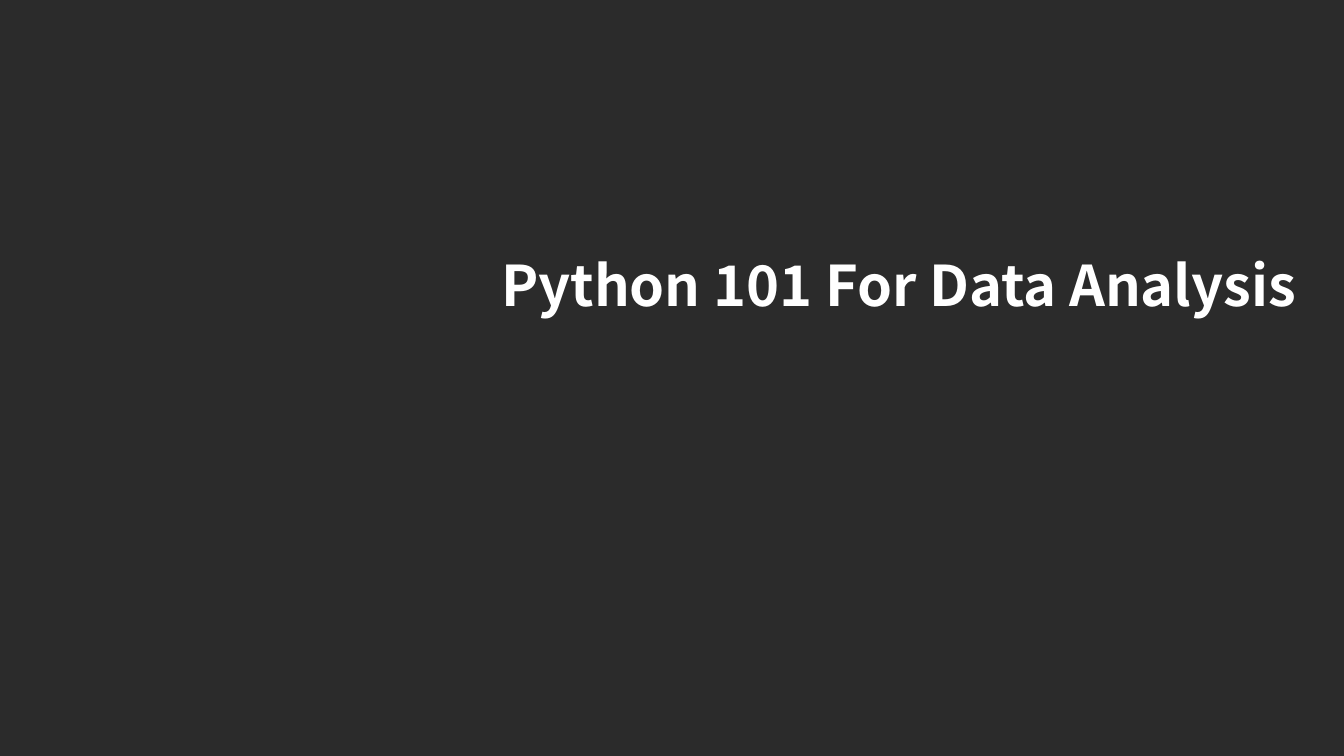
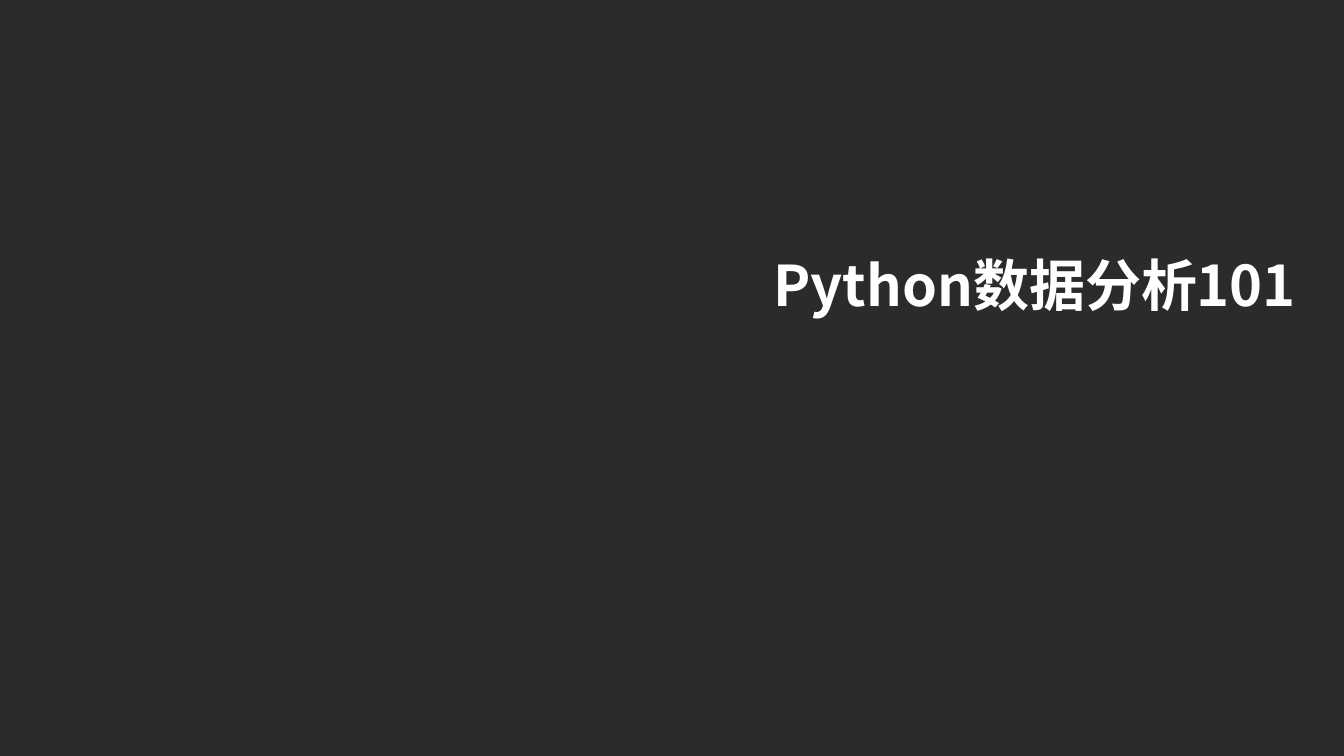
Before and after one commit to alexluliu/python101, a slide deck: slide 1 of 1/class 1.pptx. Drawn at 1344x756 pixels with LibreOffice and Linux fonts; fonts in the diff are those of the drawing; background and template pictures are left out; a plain dark background stands for a picture behind light text. Boxes give left, top, right and bottom in pixels: in the first picture for what was removed or moved away, otherwise in the second. Text is boxed around its words. In the diff, an @@ line names an element or a change of style, - is before the commit and + after.

Commit message:
python101 v1.03

```diff
--- a/1/class 1.pptx
+++ b/1/class 1.pptx
@@ text at box(774, 258, 1296, 319): text changed @@
-Python 101 For Data Analysis
+Python数据分析101
```
Also in this commit, not shown: 9 other slides changed, 1 other file.
